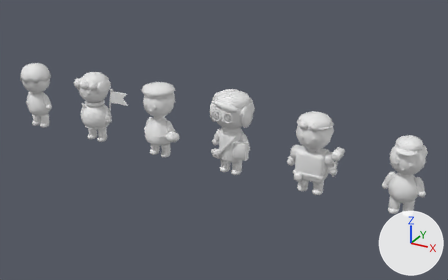
A saved change to the Blender file assets/source/characters/characters.blend.
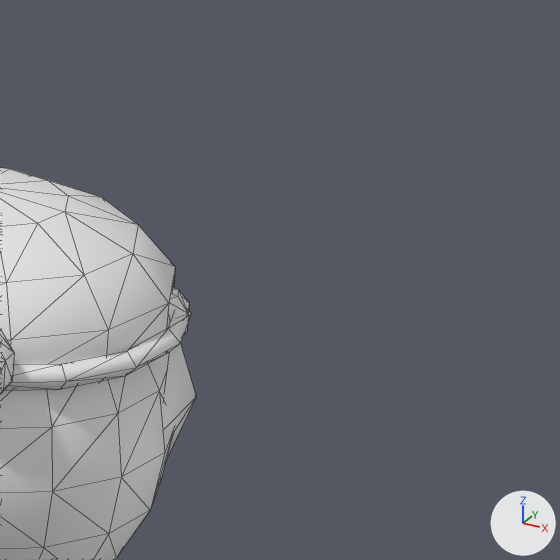
The first picture shows the older version from a 50 mm camera at (3.97, -3.78, 2.14) aimed at (1.85, 0.07, 0.22). The close-ups show the older and then the newer version on the part from 71% to 81% of the width and 35% to 52% of the height of that picture. Only the edits that show in the close-ups are written down. Lighting does not change. The marker at lower right points along +X, +Y and +Z. The close-ups show mesh edges as thin lines.

Names of what the first close-up shows: 'char-d_mesh'.
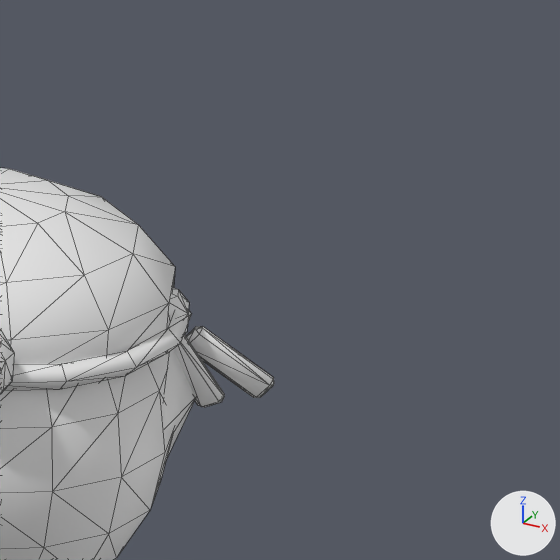
Edits to the scene script, one JSON object a line:
```json
{"block": "me_char_d_geom", "where": "# used by ob_char_d_mesh; location = (2.6, 0.0, 0.0)"}
{"op": "remove", "block": "me_char_d_geom", "code": "me_char_d_geom.from_pydata(...)  # 1484 vertices, 2844 faces; spans x -0.187..0.218, y -0.123..0.132, z 0.0..0.6"}
{"op": "add", "block": "me_char_d_geom", "code": "me_char_d_geom.from_pydata(...)  # 1532 vertices, 2932 faces; spans x -0.187..0.218, y -0.123..0.132, z 0.0..0.6"}
{"block": "me_char_d_geom", "change": "me_char_d_geom part 1: a new loose piece of 24 vertices spanning x 0.099..0.139, y 0.044..0.07, z 0.464..0.519"}
{"block": "me_char_d_geom", "change": "me_char_d_geom part 2: a new loose piece of 24 vertices spanning x 0.111..0.162, y 0.062..0.088, z 0.469..0.514"}
```

Boxes (x1, y1, x2, y2) around the edits, measured in the close-ups (560 x 560 px):
```json
{"object": "char-d_mesh", "change": "reshaped", "before": [0, 168, 196, 560], "after": [0, 168, 274, 560]}
{"part": 1, "of": "me_char_d_geom", "change": "added", "after": [174, 334, 225, 407]}
{"part": 2, "of": "me_char_d_geom", "change": "added", "after": [186, 326, 274, 398]}
```
